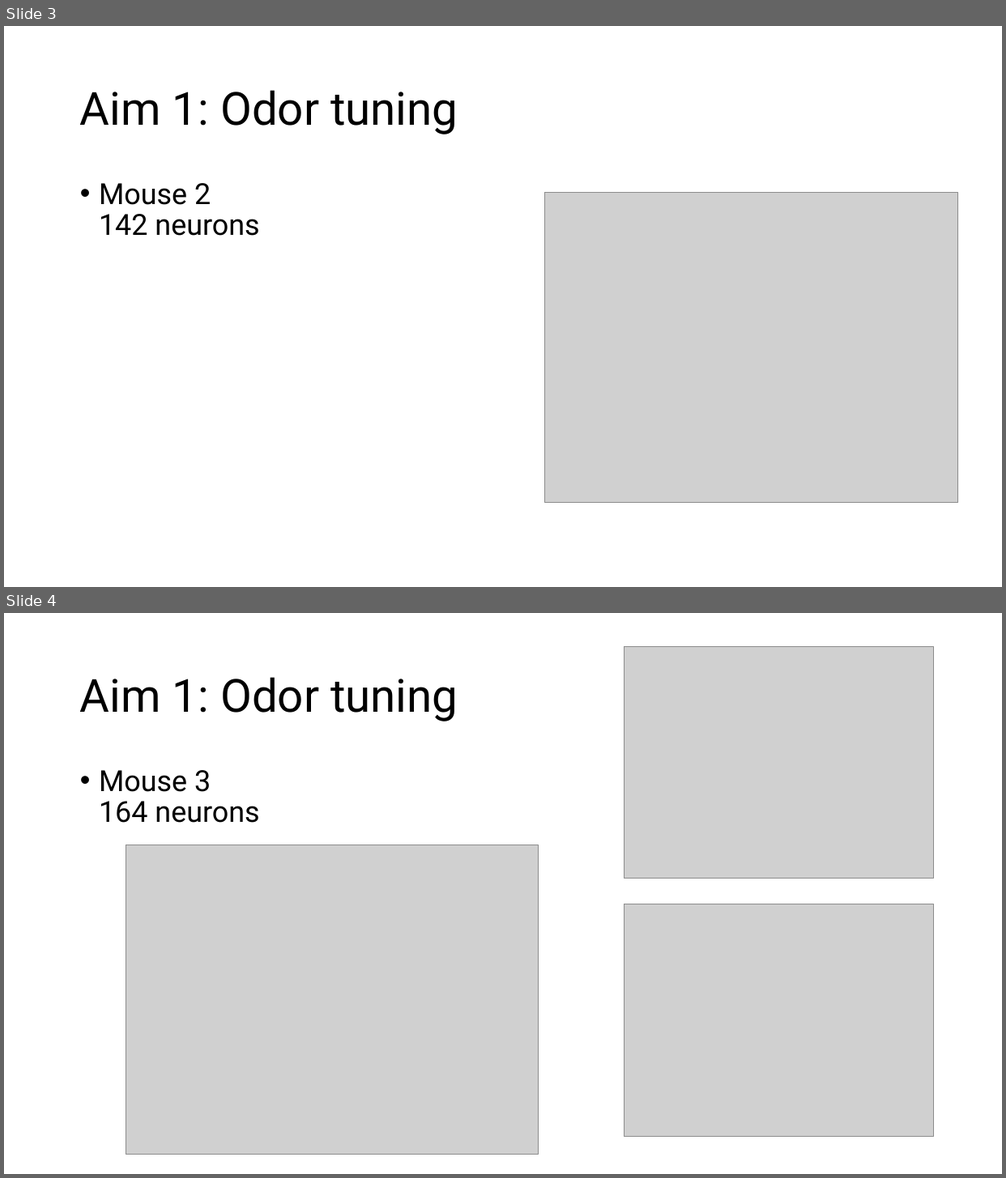
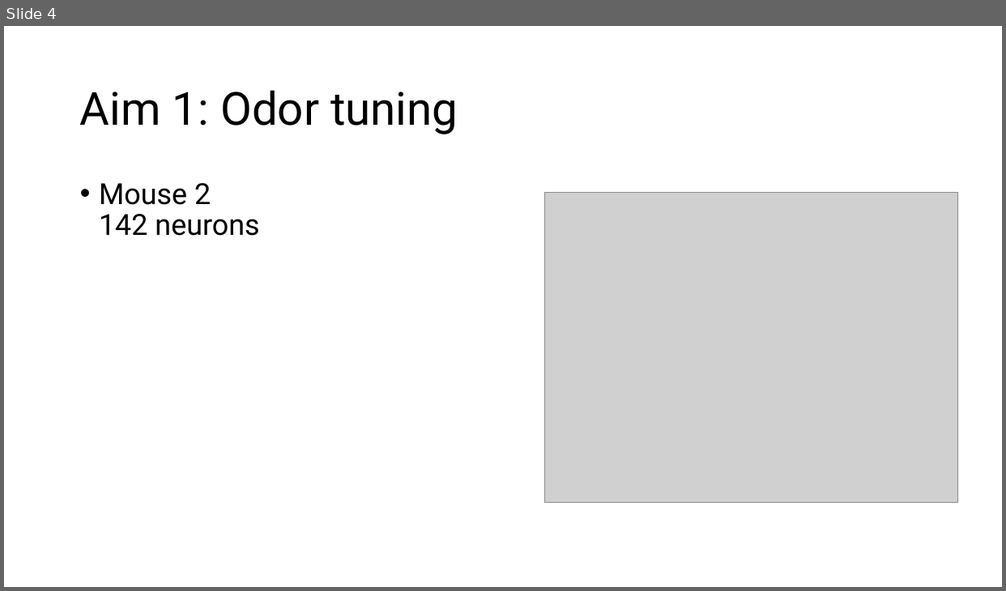
Before and after one commit to ChuehSY/NeuralSysTechProj, a slide deck: Presentation1.pptx. Shown one above the other, each under a label of ours: slides 3 and 4 before the commit, slide 4 after it. The pictures are 1006x1178 and 1006x591 pixels, drawn with LibreOffice and Linux fonts; fonts in the diff are those of the drawing; grey boxes stand for pictures. Boxes give left, top, right and bottom in pixels: in the first picture for what was removed or moved away, otherwise in the second. Text is boxed around its words. In the diff, an @@ line names an element or a change of style, - is before the commit and + after.

```diff
--- a/Presentation1.pptx
+++ b/Presentation1.pptx
@@ slide 4 removed at <box>4,613,1002,1174</box>, background #FFFFFF @@
@@ picture removed at <box>624,646,934,878</box> @@
@@ title removed at <box>80,677,458,722</box> @@
-Aim 1: Odor tuning
@@ text removed at <box>99,770,259,823</box> @@
-• Mouse 3
-  164 neurons
@@ picture removed at <box>126,845,538,1155</box> @@
@@ picture removed at <box>624,905,934,1136</box> @@
@@ what was slide 3 is now slide 4 @@
```
Also in this commit, not shown: 1 slide changed, 9 slides added, 1 other file.
